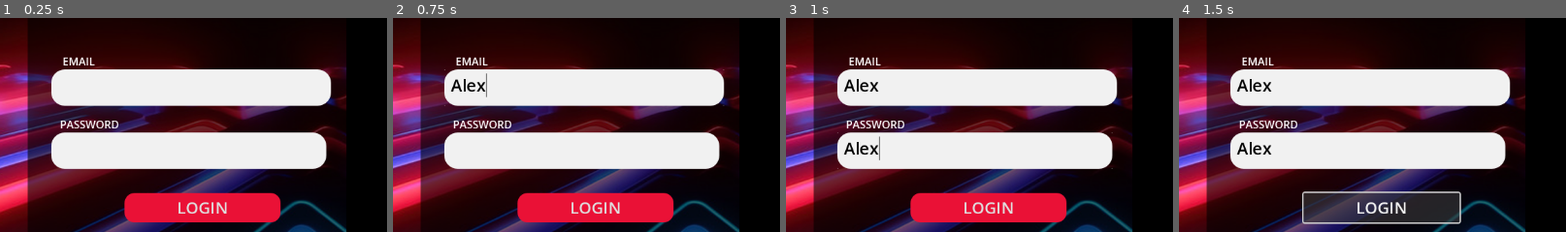
Above: before the commit, frames 1-4 (left to right).
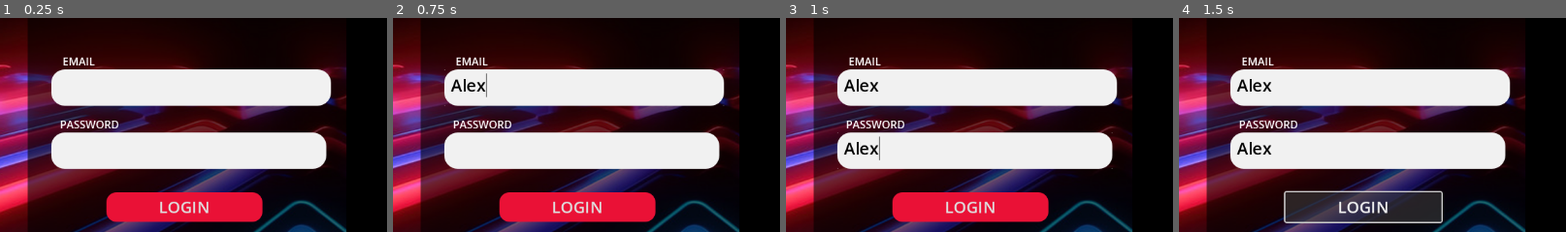
Above: after the commit, the same moments.

Repository: muckfaru/capstone2
Game: Godot game, scene res://scene/login.tscn
Two runs of this game, one before a commit and one after it. Both use one fixed random seed, a clock stepped at 60 frames per second and the inputs below.
Inputs (mouse positions are % of the whole screen's width and height, from its top left):
- Up to frame 1 (0.25 s): no input
- Up to frame 2 (0.75 s): click (36, 34) at 0.52 s; type "Alex" at 0.6 s
- Up to frame 3 (1 s): click (35, 48) at 0.75 s; type "Alex" at 0.83 s
- Up to frame 4 (1.5 s): click "LOGIN" at 1.25 s
The pictures show only the part of the screen within x 11-61%, y 17-67%; the shares and areas given below are measured in that part.

The runs differ from the first frame. In frame 1, 2.3% of the frame differs, in the area x 27-73%, y 81-96%; in frame 2, 2.3%; in frame 3, 2.3%; in frame 4, 3.0%, in the area x 27-73%, y 80-97%.

Commit message:
Update login.tscn

Diff:
--- a/scene/login.tscn
+++ b/scene/login.tscn
@@ -75,10 +75,10 @@
 
 [node name="LoginButton" type="Button" parent="NinePatchRect"]
 layout_mode = 0
-offset_left = 312.0
-offset_top = 382.0
-offset_right = 544.0
-offset_bottom = 426.0
+offset_left = 285.0
+offset_top = 381.0
+offset_right = 517.0
+offset_bottom = 425.0
 theme_override_font_sizes/font_size = 24
 theme_override_styles/normal = SubResource("StyleBoxFlat_xhhai")
 text = "LOGIN
